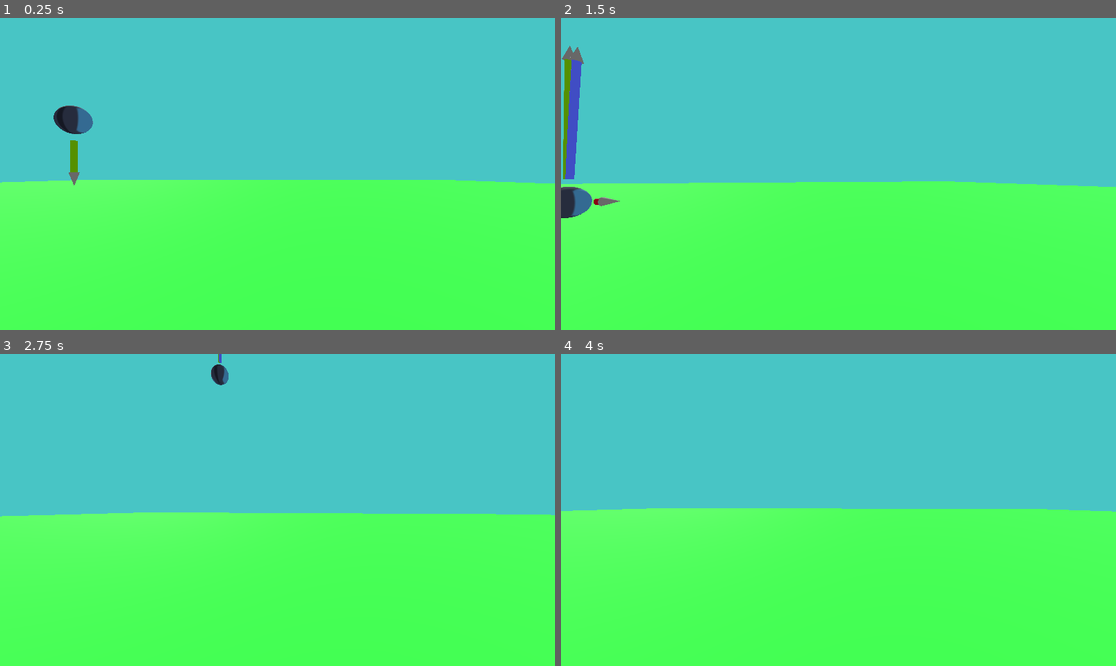
Above: before the commit, frames 1-4 (two rows, left to right).
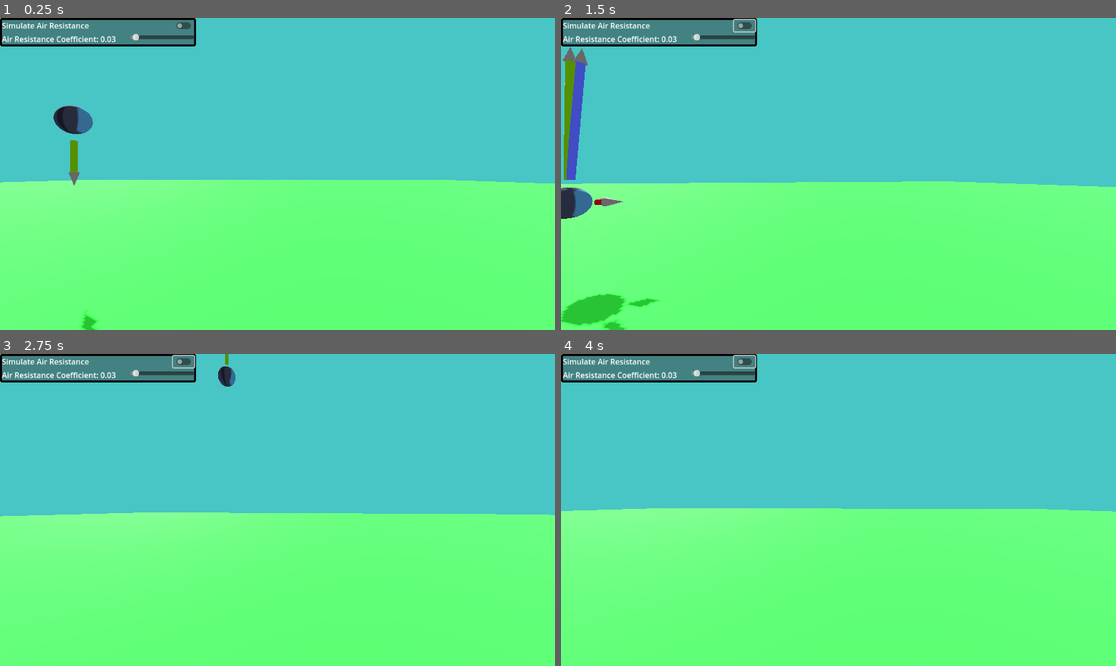
Above: after the commit, the same moments.

Repository: ErythiaSea/CMP400-PhET
Game: Godot game, scene res://Scenes/testEnv.tscn
Two runs of this game, one before a commit and one after it. Both use one fixed random seed, a clock stepped at 60 frames per second and the inputs below. The engine's default icon, where the game draws it, is replaced by a stand-in: a white triangle on a blue panel in a dark square.
Inputs (mouse positions are in pixels of both pictures, inside the frame that each line leads up to):
- Up to frame 1 (0.25 s): no input
- Up to frame 2 (1.5 s): click (744, 24) at 0.52 s; tap Enter (ui_accept) at 1.25 s; move the mouse to (866, 174) at 1.27 s; hold C (ball_right) from 1.28 s (still down); hold S (camera_bck) from 1.28 s (still down)
- Up to frame 3 (2.75 s): tap Enter (ui_accept) at 1.52, 2.27 s; move the mouse to (249, 510) at 2.02 s; release C (ball_right) at 2.03 s; release S (camera_bck) at 2.03 s; hold Z (ball_left) from 2.03 s (still down); tap E (camera_down) at 2.1 s
- Up to frame 4 (4 s): move the mouse to (849, 503) at 2.77 s; release Z (ball_left) at 2.78 s; hold W (camera_fwd) 2.78-3.53 s; hold C (ball_right) from 2.78 s (still down); tap Enter (ui_accept) at 3.5, 3.77 s; move the mouse to (832, 516) at 3.52 s; tap A (camera_left) at 3.6 s

The runs differ from the first frame. In frame 1, 51% of the frame differs, in the area x 0-100%, y 0-100%; in frame 2, 50%; in frame 3, 52%; in frame 4, 54%.

Commit message:
some gui, qol and shadows

Diff:
--- a/Scenes/force_ball.gd
+++ b/Scenes/force_ball.gd
@@ -1,4 +1,8 @@
 extends RigidBody3D
+
+@export var apply_air_resistance: bool = false
+@export var air_resistance_coeff: float = 0.03
+@export var push_strength: float = 7.5
 
 @onready var force_diag = $ArrowRoot
 
@@ -8,9 +12,14 @@
 
 func _integrate_forces(state: PhysicsDirectBodyState3D) -> void:
 	if Input.is_action_pressed("ball_left"):
-		state.apply_force(Vector3.LEFT * 5)
+		state.apply_force(Vector3.LEFT * push_strength)
 	if Input.is_action_pressed("ball_right"):
-		state.apply_force(Vector3.RIGHT * 5)
+		state.apply_force(Vector3.RIGHT * push_strength)
+
+	if (apply_air_resistance):
+		# force = -C * v^2
+		state.apply_force(-air_resistance_coeff * state.linear_velocity * state.linear_velocity)
+		print("applying air resistance of ", air_resistance_coeff)
 
 # Called every frame. 'delta' is the elapsed time since the previous frame.
 func _physics_process(delta: float) -> void:
--- a/Scenes/force_diag_component.gd
+++ b/Scenes/force_diag_component.gd
@@ -49,7 +49,7 @@
 		else:
 			_vel_comp_y.visible = false
 
-		if (vel.length_squared() > 0.05):
+		if (vel.length_squared() > 0.05 and _vel_comp_x.visible and _vel_comp_y.visible):
 			_vel_comp_t.body_mesh.height = vel.length()*length_scale
 			_vel_comp_t.visible = true
 
--- /dev/null
+++ b/Scenes/gui_root.gd
@@ -0,0 +1,24 @@
+extends CanvasLayer
+
+@export var air_resistance_coefficient_slider: HSlider
+@export var air_resistance_toggle: CheckButton
+@export var air_resistance_coefficient_label: Label
+@export var force_ball: RigidBody3D
+
+# Called when the node enters the scene tree for the first time.
+func _ready() -> void:
+	air_resistance_coefficient_slider.value_changed.connect(_on_arcslider_value_changed)
+	air_resistance_toggle.toggled.connect(_on_artoggle_toggled)
+	pass # Replace with function body.
+
+# holy hardcoding batman!
+func _on_arcslider_value_changed(value: float) -> void:
+	force_ball.air_resistance_coeff = value
+	air_resistance_coefficient_label.text = "Air Resistance Coefficient: %.2f" % value
+
+func _on_artoggle_toggled(toggled_on: bool) -> void:
+	force_ball.apply_air_resistance = toggled_on
+
+# Called every frame. 'delta' is the elapsed time since the previous frame.
+func _process(delta: float) -> void:
+	pass
--- a/Scenes/testEnv.tscn
+++ b/Scenes/testEnv.tscn
@@ -1,7 +1,8 @@
-[gd_scene load_steps=8 format=3 uid="uid://bjrth7jbmslq0"]
+[gd_scene load_steps=10 format=3 uid="uid://bjrth7jbmslq0"]
 
 [ext_resource type="Script" uid="uid://b2k2ymxk2hqwc" path="res://Scenes/mouselook_cam.gd" id="1_maban"]
 [ext_resource type="PackedScene" uid="uid://s8k33qq4wjre" path="res://Scenes/forceBall.tscn" id="1_nbdxk"]
+[ext_resource type="Script" uid="uid://c1l5soefw1mvj" path="res://Scenes/gui_root.gd" id="3_s4j54"]
 
 [sub_resource type="PhysicsMaterial" id="PhysicsMaterial_maban"]
 friction = 30.0
@@ -22,10 +23,23 @@
 ambient_light_source = 3
 ambient_light_color = Color(0.7666196, 0.76661956, 0.76661956, 1)
 
+[sub_resource type="StyleBoxFlat" id="StyleBoxFlat_maban"]
+bg_color = Color(0.24477634, 0.24477643, 0.24477628, 0.49411765)
+border_width_left = 4
+border_width_top = 4
+border_width_right = 4
+border_width_bottom = 4
+border_color = Color(0, 0, 0, 1)
+corner_radius_top_left = 4
+corner_radius_top_right = 4
+corner_radius_bottom_right = 4
+corner_radius_bottom_left = 4
+
 [node name="Test" type="Node3D"]
 
 [node name="DirectionalLight3D" type="DirectionalLight3D" parent="."]
 transform = Transform3D(-0.39256424, 0.69436973, -0.60311234, 0.37879035, 0.7196186, 0.58195096, 0.83809996, 0, -0.545517, 0, 16.050179, 0)
+shadow_enabled = true
 
 [node name="Camera3D" type="Camera3D" parent="."]
 transform = Transform3D(1, 0, 0, 0, 1, 0, 0, 0, 1, 7.3433404, 3.2469878, 7.3400917)
@@ -46,3 +60,46 @@
 
 [node name="WorldEnvironment" type="WorldEnvironment" parent="."]
 environment = SubResource("Environment_maban")
+
+[node name="GUIRoot" type="CanvasLayer" parent="." node_paths=PackedStringArray("air_resistance_coefficient_slider", "air_resistance_toggle", "air_resistance_coefficient_label", "force_ball")]
+script = ExtResource("3_s4j54")
+air_resistance_coefficient_slider = NodePath("PanelContainer/VBoxContainer/HSliderContainer/ARCSlider")
+air_resistance_toggle = NodePath("PanelContainer/VBoxContainer/ButtonContainer/AirResistanceButton")
+air_resistance_coefficient_label = NodePath("PanelContainer/VBoxContainer/HSliderContainer/SliderLabel")
+force_ball = NodePath("../ForceBall")
+
+[node name="PanelContainer" type="PanelContainer" parent="GUIRoot"]
+offset_right = 407.0
+offset_bottom = 59.0
+theme_override_styles/panel = SubResource("StyleBoxFlat_maban")
+
+[node name="VBoxContainer" type="VBoxContainer" parent="GUIRoot/PanelContainer"]
+layout_mode = 2
+
+[node name="ButtonContainer" type="HBoxContainer" parent="GUIRoot/PanelContainer/VBoxContainer"]
+layout_mode = 2
+
+[node name="ButtonLabel" type="Label" parent="GUIRoot/PanelContainer/VBoxContainer/ButtonContainer"]
+layout_mode = 2
+size_flags_horizontal = 2
+text = "Simulate Air Resistance"
+
+[node name="AirResistanceButton" type="CheckButton" parent="GUIRoot/PanelContainer/VBoxContainer/ButtonContainer"]
+layout_mode = 2
+size_flags_horizontal = 10
+
+[node name="HSliderContainer" type="HBoxContainer" parent="GUIRoot/PanelContainer/VBoxContainer"]
+layout_mode = 2
+
+[node name="SliderLabel" type="Label" parent="GUIRoot/PanelContainer/VBoxContainer/HSliderContainer"]
+layout_mode = 2
+size_flags_horizontal = 2
+text = "Air Resistance Coefficient: 0.03"
+
+[node name="ARCSlider" type="HSlider" parent="GUIRoot/PanelContainer/VBoxContainer/HSliderContainer"]
+layout_mode = 2
+size_flags_horizontal = 3
+size_flags_stretch_ratio = 0.5
+max_value = 1.0
+step = 0.01
+value = 0.03
Not shown, added: Scenes/gui_root.gd.uid
